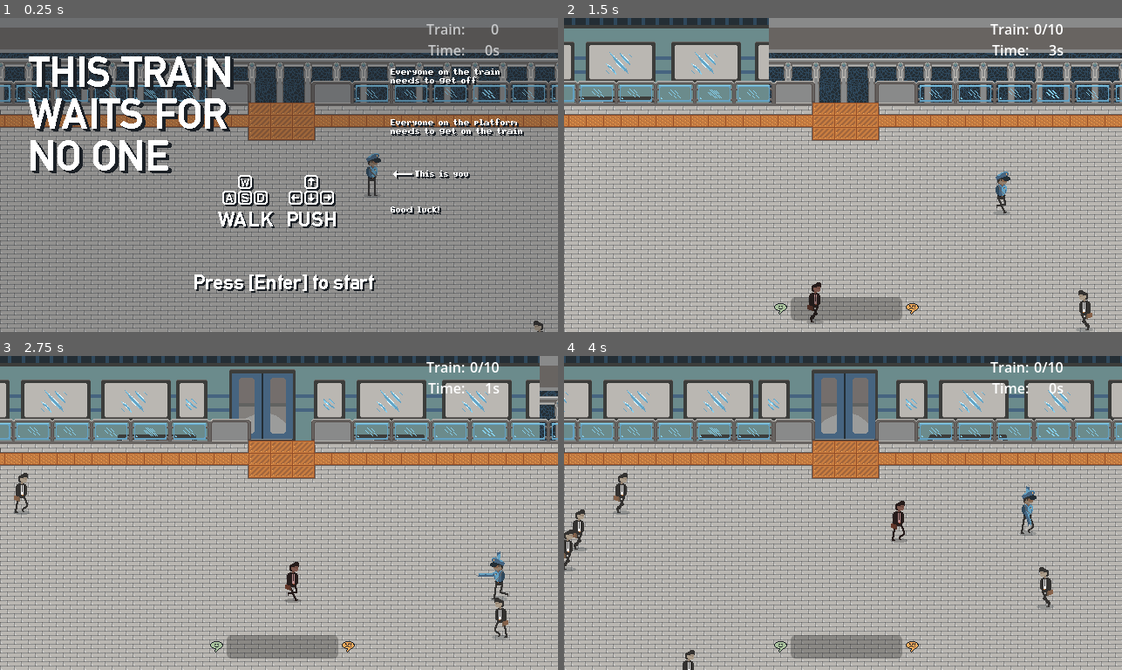
Above: before the commit, frames 1-4 (two rows, left to right).
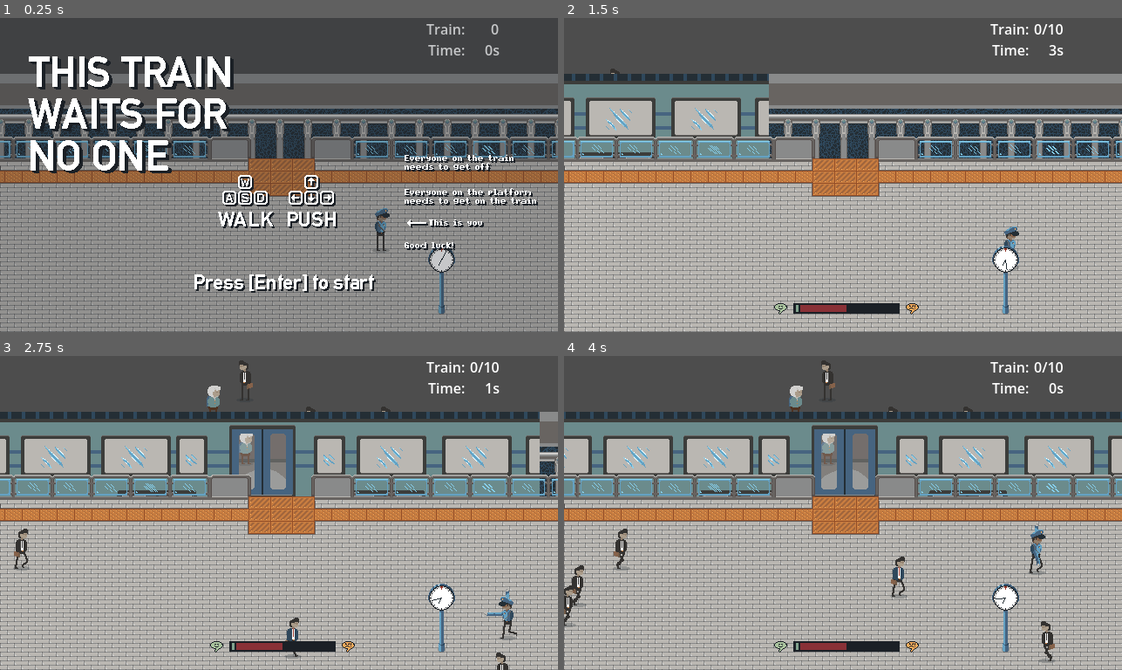
Above: after the commit, the same moments.

Repository: pherbers/GMTKTrainNoWait
Game: Godot game, scene res://scenes/main_scene.tscn
Same seed, same stepped clock (60 frames per second), same inputs: the game is played once before the commit and once after it.
Inputs (mouse positions are in pixels of both pictures, inside the frame that each line leads up to):
- Up to frame 1 (0.25 s): no input
- Up to frame 2 (1.5 s): tap Enter (StartGame) at 0.5, 0.6 s; move the mouse to (965, 159) at 0.52 s; hold D (right) 0.53-1.28 s; move the mouse to (731, 190) at 1.27 s; hold S (down) from 1.28 s (still down); tap Down (ArmD) at 1.35 s
- Up to frame 3 (2.75 s): tap Enter (StartGame) at 1.55, 2.3 s; move the mouse to (334, 443) at 2.02 s; release S (down) at 2.03 s; press the mouse at (334, 443) at 2.03 s; hold D (right) from 2.03 s (still down)
- Up to frame 4 (4 s): move the mouse to (815, 575) at 2.77 s; release D (right) at 2.78 s; release the mouse at (815, 575) at 2.78 s; hold W (up) 2.78-3.53 s; tap Left (ArmL) at 2.85 s; tap Enter (StartGame) at 3.05, 3.8 s; move the mouse to (1010, 560) at 3.52 s; hold A (left) from 3.53 s (still down); hold Right (ArmR) from 3.53 s (still down)

The runs differ from the first frame. In frame 1, 56% of the frame differs, in the area x 0-100%, y 0-100%; in frame 2, 73%; in frame 3, 70%; in frame 4, 70%.

Commit message:
Schau auf die Uhr

Diff:
--- a/new_theme.tres
+++ b/new_theme.tres
@@ -1,7 +1,25 @@
 [gd_resource type="Theme" format=3 uid="uid://ccvm80hxp88l7"]
 
 [ext_resource type="FontFile" uid="uid://csyfrg2o88haq" path="res://pixelmix_bold.ttf" id="1_amlv4"]
+[ext_resource type="Texture2D" uid="uid://6jsn7uweoj5i" path="res://sprites/bar.png" id="1_i7eh4"]
+
+[sub_resource type="StyleBoxTexture" id="StyleBoxTexture_u0fll"]
+texture = ExtResource("1_i7eh4")
+texture_margin_left = 12.0
+texture_margin_right = 6.0
+axis_stretch_horizontal = 1
+
+[sub_resource type="StyleBoxFlat" id="StyleBoxFlat_k67gn"]
+bg_color = Color(0.5382717, 0.19179356, 0.21704426, 1)
+border_width_left = 11
+border_width_top = 9
+border_width_right = 11
+border_width_bottom = 10
+border_color = Color(0.8, 0.8, 0.8, 0)
+corner_detail = 4
 
 [resource]
 default_font = ExtResource("1_amlv4")
 default_font_size = 12
+ProgressBar/styles/background = SubResource("StyleBoxTexture_u0fll")
+ProgressBar/styles/fill = SubResource("StyleBoxFlat_k67gn")
--- a/scenes/main_scene.tscn
+++ b/scenes/main_scene.tscn
@@ -22,15 +22,21 @@
 [ext_resource type="Texture2D" uid="uid://fwt7icufc81j" path="res://sprites/victory.png" id="12_si52b"]
 [ext_resource type="AudioStream" uid="uid://b7qggqi8ep0iq" path="res://audio/train_whistle.wav" id="14_adb74"]
 [ext_resource type="AudioStream" uid="uid://cfdo17mscered" path="res://audio/ambience_train_station.ogg" id="16_01n6w"]
+[ext_resource type="Texture2D" uid="uid://c3w7j8io212ec" path="res://sprites/clock.png" id="23_58gk3"]
+[ext_resource type="Script" uid="uid://b0diolutw3ow0" path="res://scripts/clock.gd" id="23_u0fll"]
+[ext_resource type="Texture2D" uid="uid://bgytx1q54u6po" path="res://sprites/clockarm.png" id="25_6p3nn"]
 
 [sub_resource type="NavigationPolygon" id="NavigationPolygon_8mm7a"]
-vertices = PackedVector2Array(479.77344, 315.03125, -490.96094, 316.96094, -469.96094, -18.976563, -300.4375, -18.796875, 475.21094, -18.007813, 301.92188, -18.1875, 21, -64, 302.3828, -64, -301.21875, - …(115 unchanged characters)…
-polygons = Array[PackedInt32Array]([PackedInt32Array(0, 1, 2, 3), PackedInt32Array(4, 0, 3, 5), PackedInt32Array(6, 7, 5, 3), PackedInt32Array(8, 9, 10, 11), PackedInt32Array(3, 12, 13), PackedInt32Array(6, 3, 13), PackedInt32Array(14, 6, 13, 11), PackedInt32Array(14, 11, 10), PackedInt32Array(14, 10, 15)])
+vertices = PackedVector2Array(301.92188, -18.1875, 475.21094, -18.007813, 479.77344, 315.03125, 209, 112, 209, 65, -490.96094, 316.96094, 165, 112, -469.96094, -18.976563, -300.4375, -18.796875, 165, 65, 21, -64, 302.3828, -64, -301.21875, - …(115 unchanged characters)…
+polygons = Array[PackedInt32Array]([PackedInt32Array(0, 1, 2, 3, 4), PackedInt32Array(3, 2, 5, 6), PackedInt32Array(6, 5, 7, 8, 9), PackedInt32Array(10, 11, 0, 4, 9, 8), PackedInt32Array(12, 13, 14, 15), PackedInt32Array(8, 16, 17), PackedInt32Array(10, 8, 17), PackedInt32Array(18, 10, 17, 15), PackedInt32Array(18, 15, 14), PackedInt32Array(18, 14, 19)])
 outlines = Array[PackedVector2Array]([PackedVector2Array(-318, -227, 320, -226, 316, 174, -315, 175), PackedVector2Array(-485, -35, 491, -34, 496, 331, -508, 333)])
 agent_radius = 16.0
 
 [sub_resource type="RectangleShape2D" id="RectangleShape2D_hq1ik"]
 size = Vector2(288, 27)
+
+[sub_resource type="RectangleShape2D" id="RectangleShape2D_ai7j4"]
+size = Vector2(12, 15)
 
 [sub_resource type="Animation" id="Animation_6wevv"]
 length = 0.001
@@ -374,18 +380,19 @@
 platform_spawns = 6
 
 [node name="Camera2D" type="Camera2D" parent="." unique_id=1781995184]
+position = Vector2(0, -64)
 
 [node name="Player" parent="." unique_id=354621453 instance=ExtResource("2_gubc5")]
-position = Vector2(107, 23)
+position = Vector2(117, 22)
 disable_mode = 1
 
 [node name="Passagiere" type="Node2D" parent="." unique_id=450337304]
 y_sort_enabled = true
 
 [node name="Environment" type="Node2D" parent="." unique_id=113889310]
+visible = false
 
 [node name="NavigationRegion2D" type="NavigationRegion2D" parent="Environment" unique_id=838315524]
-visible = false
 navigation_polygon = SubResource("NavigationPolygon_8mm7a")
 
 [node name="Train" type="StaticBody2D" parent="Environment/NavigationRegion2D" unique_id=1396468835]
@@ -397,6 +404,13 @@
 [node name="CollisionShape2D2" type="CollisionShape2D" parent="Environment/NavigationRegion2D/Train" unique_id=449092821]
 position = Vector2(181, -93.5)
 shape = SubResource("RectangleShape2D_hq1ik")
+
+[node name="ClockBlock" type="StaticBody2D" parent="Environment/NavigationRegion2D" unique_id=790092896]
+position = Vector2(187, 86)
+
+[node name="CollisionShape2D" type="CollisionShape2D" parent="Environment/NavigationRegion2D/ClockBlock" unique_id=2024482507]
+position = Vector2(0, 2.5)
+shape = SubResource("RectangleShape2D_ai7j4")
 
 [node name="Background" type="Node2D" parent="." unique_id=706924054]
 y_sort_enabled = true
@@ -678,7 +692,7 @@
 [node name="DoorSpawn19" type="Node2D" parent="Spawns/Train" unique_id=159493026]
 position = Vector2(-55, -174)
 
-[node name="DoorSpawn20" type="Node2D" parent="Spawns/Train" unique_id=449775455]
+[node name="Spawn20" type="Node2D" parent="Spawns/Train" unique_id=449775455]
 position = Vector2(-55, -194)
 
 [node name="DoorSpawn21" type="Node2D" parent="Spawns/Train" unique_id=1848696651]
@@ -690,7 +704,7 @@
 [node name="DoorSpawn23" type="Node2D" parent="Spawns/Train" unique_id=2127662250]
 position = Vector2(-18, -174)
 
-[node name="DoorSpawn24" type="Node2D" parent="Spawns/Train" unique_id=1921721323]
+[node name="Spawn24" type="Node2D" parent="Spawns/Train" unique_id=1921721323]
 position = Vector2(-18, -194)
 
 [node name="DoorSpawn25" type="Node2D" parent="Spawns/Train" unique_id=1415828537]
@@ -702,7 +716,7 @@
 [node name="DoorSpawn27" type="Node2D" parent="Spawns/Train" unique_id=466672636]
 position = Vector2(19, -174)
 
-[node name="DoorSpawn28" type="Node2D" parent="Spawns/Train" unique_id=1704225414]
+[node name="Spawn28" type="Node2D" parent="Spawns/Train" unique_id=1704225414]
 position = Vector2(19, -194)
 
 [node name="DoorSpawn29" type="Node2D" parent="Spawns/Train" unique_id=407828818]
@@ -714,7 +728,7 @@
 [node name="DoorSpawn31" type="Node2D" parent="Spawns/Train" unique_id=555359278]
 position = Vector2(59, -174)
 
-[node name="DoorSpawn32" type="Node2D" parent="Spawns/Train" unique_id=1736793598]
+[node name="Spawn32" type="Node2D" parent="Spawns/Train" unique_id=1736793598]
 position = Vector2(59, -194)
 
 [node name="Spawn34" type="Node2D" parent="Spawns/Train" unique_id=223371784]
@@ -737,6 +751,7 @@
 
 [node name="UI" type="Node2D" parent="." unique_id=331326640]
 z_index = 2
+position = Vector2(0, -64)
 
 [node name="Rounds" type="Node2D" parent="UI" unique_id=569099933]
 position = Vector2(213, -179)
@@ -838,7 +853,9 @@
 offset_top = -12.0
 offset_right = 67.0
 offset_bottom = 15.0
+theme = ExtResource("12_r6p65")
 max_value = 10.0
+value = 5.0
 show_percentage = false
 
 [node name="MainMenu" type="Node2D" parent="UI" unique_id=284507802]
@@ -1009,6 +1026,35 @@
 volume_db = -20.0
 autoplay = true
 parameters/looping = true
+
+[node name="Clock" type="Node2D" parent="." unique_id=1199527472]
+y_sort_enabled = true
+position = Vector2(187, 86)
+script = ExtResource("23_u0fll")
+
+[node name="Clock2" type="Sprite2D" parent="Clock" unique_id=2143477301]
+y_sort_enabled = true
+position = Vector2(0, 2)
+texture = ExtResource("23_58gk3")
+offset = Vector2(0, -32)
+
+[node name="ClockarmL" type="Node2D" parent="Clock" unique_id=1682243558]
+position = Vector2(-0.5, -52.5)
+
+[node name="Clockarm" type="Sprite2D" parent="Clock/ClockarmL" unique_id=2047831178]
+z_index = 1
+texture = ExtResource("25_6p3nn")
+offset = Vector2(0.5, 17.5)
+
+[node name="ClockarmS" type="Node2D" parent="Clock" unique_id=1588163349]
+position = Vector2(-0.5, -52.5)
+rotation = 3.6075957
+
+[node name="Clockarm" type="Sprite2D" parent="Clock/ClockarmS" unique_id=159238982]
+z_index = 1
+scale = Vector2(1, 0.6)
+texture = ExtResource("25_6p3nn")
+offset = Vector2(0.5, 17.5)
 
 [connection signal="animation_finished" from="Train/Doors/DoorAnim" to="Train/Doors/DoorAnim" method="stop" unbinds=1 binds= [true]]
 [connection signal="timeout" from="UI/Countdown/TimerDepart" to="." method="train_depart"]
--- /dev/null
+++ b/scripts/clock.gd
@@ -0,0 +1,41 @@
+extends Node2D
+
+@onready var game: Game = $/root/Game
+@onready var timer_depart: Timer = $/root/Game/UI/Countdown/TimerDepart
+@onready var timer_arrive: Timer = $/root/Game/UI/Countdown/TimerNextLevel
+
+@onready var clockarm_l = $ClockarmL
+@onready var clockarm_s = $ClockarmS
+
+var tick = 0.
+var time_left = 0.
+var _rot = 0
+var _rot_short = 0
+var hour = 7
+
+# Called when the node enters the scene tree for the first time.
+func _ready() -> void:
+    pass # Replace with function body.
+
+
+# Called every frame. 'delta' is the elapsed time since the previous frame.
+func _process(delta: float) -> void:
+    tick -= delta
+    time_left -= delta
+    if tick <= 0:
+        var t = 60 - time_left
+        if game.game_state == Game.GameState.MAIN_MENU:
+            t = int(Time.get_unix_time_from_system()) % 60
+        var turn = deg_to_rad(360. / 60. * t)
+        _rot = turn
+        tick += 1.
+    if abs(angle_difference(clockarm_l.rotation, _rot)) > delta * 2:
+        clockarm_l.rotation += delta * 2
+    else:
+        clockarm_l.rotation = _rot
+    _rot_short = deg_to_rad(360. / 12. * hour)
+    clockarm_s.rotation = rotate_toward(clockarm_s.rotation, _rot_short, delta * 2)
+
+func reset_clock():
+    time_left = 25.
+    tick = 0.
--- a/scripts/game.gd
+++ b/scripts/game.gd
@@ -15,8 +15,8 @@
 @export var train_spawns = 10
 @export var platform_spawns = 10
 
-@export var train_spawns_round = [6, 7, 10, 5, 8, 5, 15, 15, 20, 15]
-@export var platform_spawns_round = [6, 7, 6, 11, 7, 8, 10, 16, 16, 23]
+@export var train_spawns_round =    [6, 7, 10,  5, 9, 7, 11, 15, 17, 5]
+@export var platform_spawns_round = [6, 7,  6, 11, 7, 9,  9, 17, 15, 18]
 
 @export var round_ = 0
 @export var max_rounds = 10
@@ -54,6 +54,7 @@
     $UI/Countdown/TimerNextLevel.start()
     $UI/MainMenu.visible = false
     $UI/Pissometer.visible = true
+    $Clock.time_left = 4. + 15.
     between_rounds()
 
 func _process(delta):
@@ -154,6 +155,8 @@
         player.death()
 
     spawn_platform()
+    $Clock.reset_clock()
+    $Clock.hour += 1
 
 func between_rounds():
     print("Between rounds")
@@ -247,7 +250,7 @@
         $UI/GameOverMenu/Victory/Round2.text = str(clean_rounds) + "/" + str(max_rounds)
     else:
         $UI/GameOverMenu/Fail.visible = true
-        $UI/GameOverMenu/Victory/Round2.text = str(round_) + "/" + str(max_rounds)
+        $UI/GameOverMenu/Fail/Round.text = str(round_) + "/" + str(max_rounds)
 
 func shake_tween(object):
     var tween = create_tween()
--- a/scripts/passagier.gd
+++ b/scripts/passagier.gd
@@ -30,6 +30,7 @@
     update_visuals()
     update_nav_target()
 
+    sprite.animation = "idle"
     if type == PType.OLD:
         walk_force /= 2
         sprite.speed_scale = 0.5
@@ -39,8 +40,9 @@
     if type == PType.AGRESSIVE:
         walk_force *= 2
         sprite.speed_scale = 1.5
-        sprite.modulate = Color.ROSY_BROWN
-    sprite.animation = "idle"
+        sprite.sprite_frames = preload("res://sprites/passenger_bfman.tres")
+        sprite.animation = "idle"
+        sprite.play()
 
 func _physics_process(_delta):
     apply_central_force(push_force)
@@ -60,8 +62,9 @@
     if dists < 1:
         walk_force_mod *= dists
         sprite.animation = "idle"
-    elif state != PState.WAIT_TRAIN_DEPART or state != PState.WAIT_TRAIN_ARRIVE:
-        sprite.animation = "walk"
+    else:
+        if state != PState.WAIT_TRAIN_DEPART and state != PState.WAIT_TRAIN_ARRIVE:
+            sprite.animation = "walk"
         if navdir.x < -0.2:
             sprite.flip_h = true
         if navdir.x > 0.2:
--- /dev/null
+++ b/sprites/passenger_bfman.tres
@@ -0,0 +1,51 @@
+[gd_resource type="SpriteFrames" format=3 uid="uid://c5knb6jn3tubx"]
+
+[ext_resource type="Texture2D" uid="uid://d4g757wyech5u" path="res://sprites/business_guy_fast.png" id="1_hc6si"]
+
+[sub_resource type="AtlasTexture" id="AtlasTexture_db3gf"]
+atlas = ExtResource("1_hc6si")
+region = Rect2(0, 0, 32, 64)
+
+[sub_resource type="AtlasTexture" id="AtlasTexture_q4lpa"]
+atlas = ExtResource("1_hc6si")
+region = Rect2(32, 0, 32, 64)
+
+[sub_resource type="AtlasTexture" id="AtlasTexture_mdaqm"]
+atlas = ExtResource("1_hc6si")
+region = Rect2(64, 0, 32, 64)
+
+[sub_resource type="AtlasTexture" id="AtlasTexture_u4xho"]
+atlas = ExtResource("1_hc6si")
+region = Rect2(96, 0, 32, 64)
+
+[sub_resource type="AtlasTexture" id="AtlasTexture_d2ura"]
+atlas = ExtResource("1_hc6si")
+region = Rect2(128, 0, 32, 64)
+
+[resource]
+animations = [{
+"frames": [{
+"duration": 1.0,
+"texture": SubResource("AtlasTexture_db3gf")
+}],
+"loop": 1,
+"name": &"idle",
+"speed": 5.0
+}, {
+"frames": [{
+"duration": 1.0,
+"texture": SubResource("AtlasTexture_q4lpa")
+}, {
+"duration": 1.0,
+"texture": SubResource("AtlasTexture_mdaqm")
+}, {
+"duration": 1.0,
+"texture": SubResource("AtlasTexture_u4xho")
+}, {
+"duration": 1.0,
+"texture": SubResource("AtlasTexture_d2ura")
+}],
+"loop": 1,
+"name": &"walk",
+"speed": 5.0
+}]
Not shown, added: scripts/clock.gd.uid
Binary file added: sprites/bar.png
Not shown, added: sprites/bar.png.import
Binary file added: sprites/business_guy_fast.png
Not shown, added: sprites/business_guy_fast.png.import
Binary file added: sprites/clock.png
Not shown, added: sprites/clock.png.import
Binary file added: sprites/clockarm.png
Not shown, added: sprites/clockarm.png.import
Binary file changed: sprites/main_menu.png
